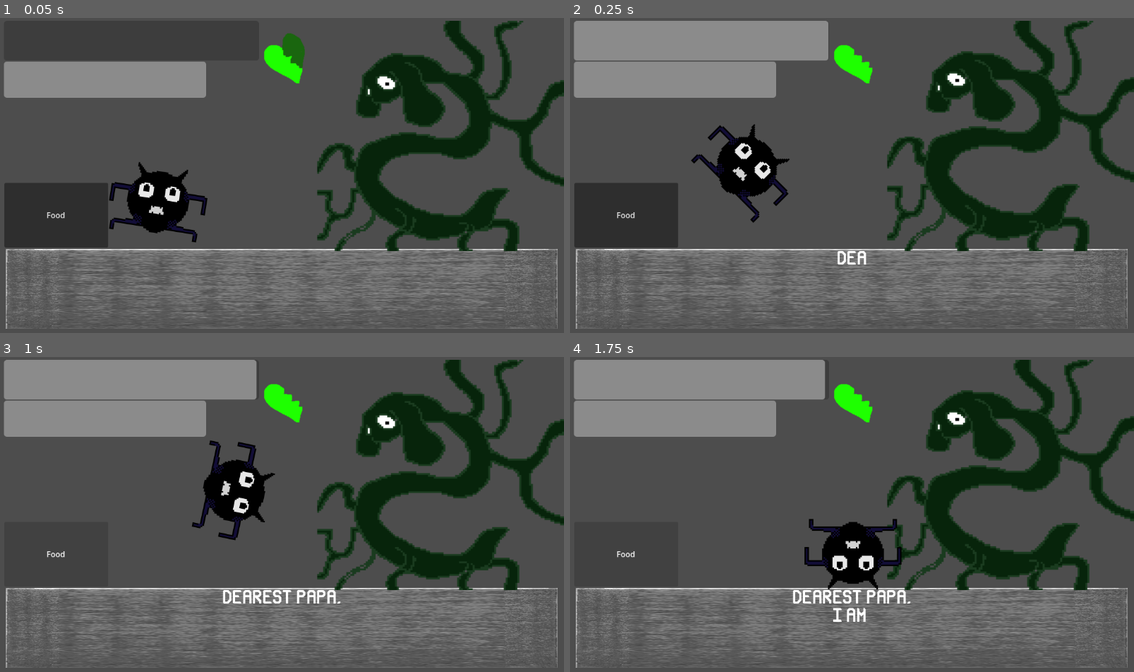
Above: before the commit, frames 1-4 (two rows, left to right).
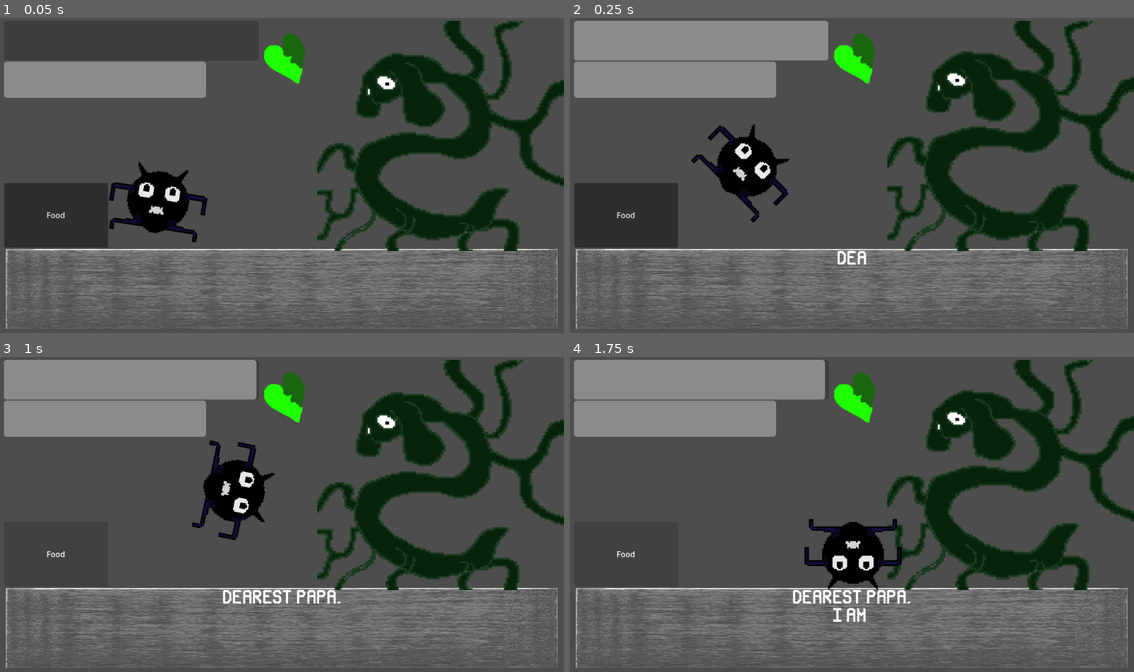
Above: after the commit, the same moments.

Repository: zbaker94/Brackeys-Jam-2026.1
Game: Godot game, scene res://Scenes/root.tscn
Same seed, same stepped clock (60 frames per second), same inputs: the game is played once before the commit and once after it.
Inputs:
- Up to frame 1 (0.05 s): no input
- Up to frame 2 (0.25 s): no input
- Up to frame 3 (1 s): click "Food" at 0.5 s
- Up to frame 4 (1.75 s): click "Food" at 1.25 s

Frame 1 is identical in both runs. In frame 2, 0.3% of the frame differs, in the area x 49-55%, y 4-17%; in frame 3, 0.3%; in frame 4, 0.3%.

Commit message:
added custom crusor

Diff:
--- a/Scripts/monster.gd
+++ b/Scripts/monster.gd
@@ -1,25 +1,23 @@
-# starts and stops timer for attributes
+# starts and stops timer for attributes; custom cursor
 extends CharacterBody2D
+
 @onready var _idle = $AnimatedSprite2D
 @onready var _health = $AnimatedSprite2D2
 var health = 100
 var hunger = 100
 var activity = 100
-
+var arrow = load("res://Images/cursor.png")
 var monster_atts = [health,hunger,activity]
 
 func _ready():
+	Input.set_custom_mouse_cursor(arrow)
 	$Timer.start()
 	$Timer.wait_time = health
-
 	print("your time has started now")
-
-func life_change(health):
-	$health.value = health
 
 func _process(_delta):
 	$health.value = $Timer.time_left
-	if $Timer.time_left <= 50:
+	if $Timer.time_left and hunger <= 50:
 		print("im not feeling too good")
 		_health.play("health")
 		_idle.play("idle")
@@ -30,9 +28,7 @@
 
 
 func _on_timer_timeout():
-	print("TIMER ")
-	health -= 0.5
-	print (health)
+	print("TIMER done ")
 	$Timer.start()
 
 
Binary file added: Images/cursor.png
Not shown, added: Images/cursor.png.import
